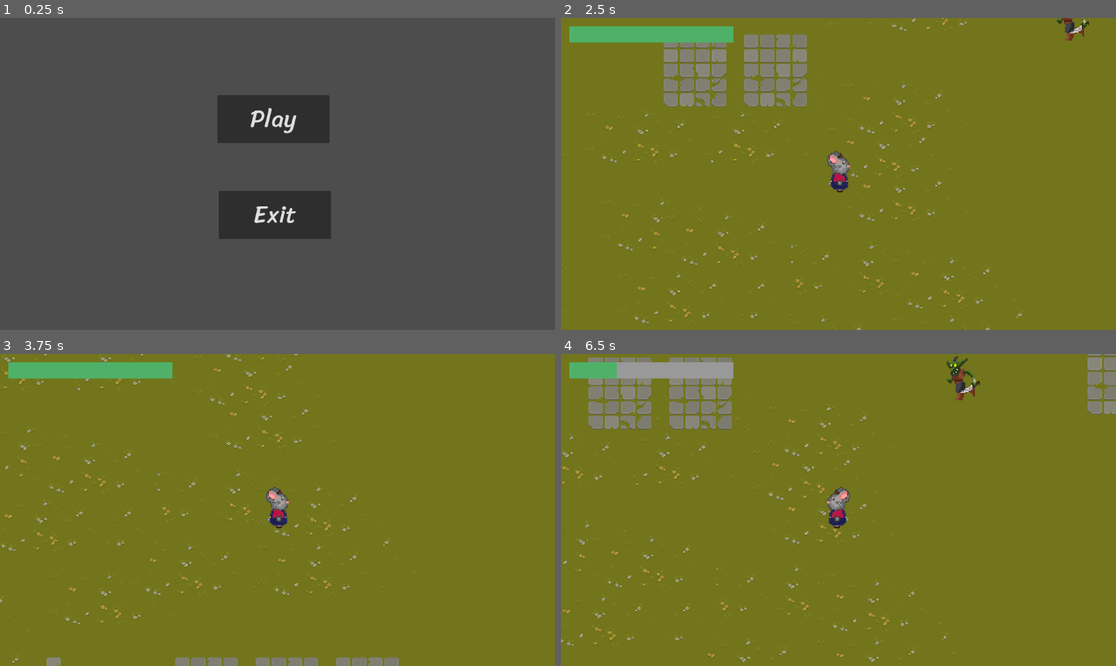
Above: before the commit, frames 1-4 (two rows, left to right).
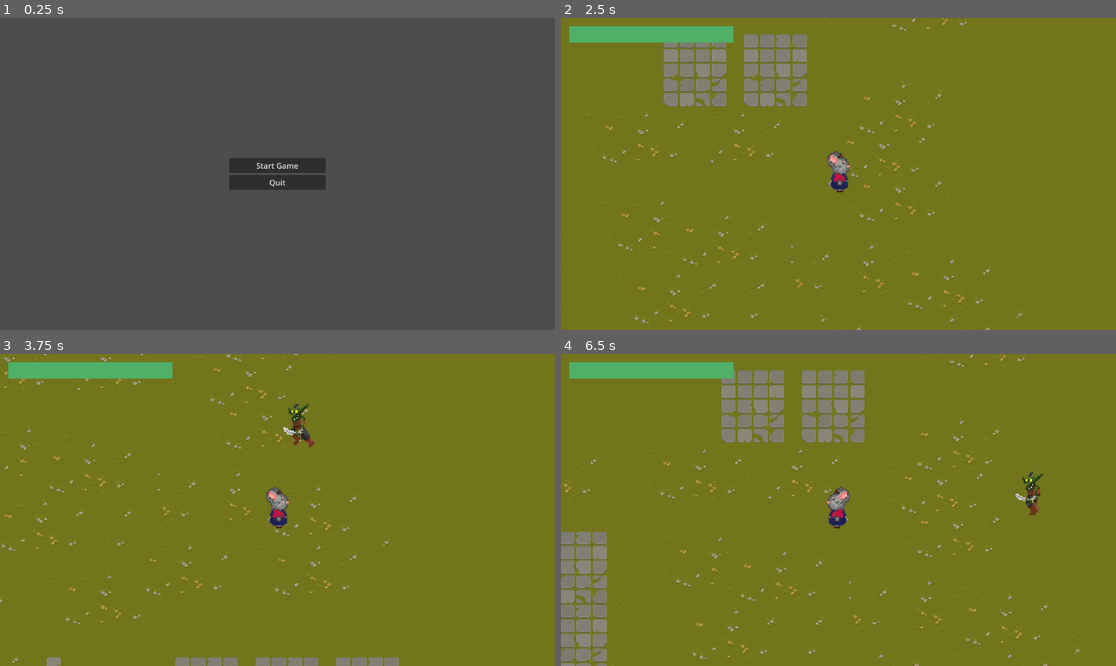
Above: after the commit, the same moments.

Repository: SigmaF001/War-Zoo
Game: Godot game, scene res://Scence/main_menu.tscn
Two runs of this game, one before a commit and one after it. Both use one fixed random seed, a clock stepped at 60 frames per second and the inputs below.
Inputs (mouse positions are in pixels of both pictures, inside the frame that each line leads up to):
- Up to frame 1 (0.25 s): no input
- Up to frame 2 (2.5 s): click (832, 117) at 0.5 s, where only the run before the commit has a clickable "Play"; click (838, 164) at 1.25 s, where only the run after the commit has a clickable "Start Game"; tap Enter at 2 s; move the mouse to (960, 158) at 2.02 s; hold D (right) from 2.03 s (still down); click (960, 158) at 2.1 s
- Up to frame 3 (3.75 s): move the mouse to (166, 525) at 2.77 s; release D (right) at 2.78 s; hold S (down) 2.78-3.53 s; click (166, 525) at 2.85 s; move the mouse to (333, 441) at 3.52 s; hold D (right) from 3.53 s (still down); click (333, 441) at 3.6 s
- Up to frame 4 (6.5 s): move the mouse to (810, 572) at 4.27 s; release D (right) at 4.28 s; hold W (up) 4.28-5.03 s; click (810, 572) at 4.35 s; move the mouse to (1005, 556) at 5.02 s; hold A (left) from 5.03 s (still down); click (1005, 556) at 5.1 s; move the mouse to (672, 463) at 5.77 s; click (672, 463) at 5.85 s

The runs differ from the first frame. In frame 1, 7.7% of the frame differs, in the area x 39-60%, y 24-71%; in frame 2, 0.2%; in frame 3, 0.3%; in frame 4, 14%, in the area x 0-100%, y 0-100%.

Commit message:
Main Menu UI

Diff:
--- a/Scence/MainMenu.gd
+++ b/Scence/MainMenu.gd
@@ -1,9 +1,10 @@
-extends Node2D
+extends Control
 
-func _on_new_game_pressed():
+
+
+func _on_start_game_pressed():
 	get_tree().change_scene_to_file("res://world.tscn")
 
 
-
-func _on_exit_pressed():
+func _on_quit_pressed():
 	get_tree().quit()
--- a/Scence/main_menu.tscn
+++ b/Scence/main_menu.tscn
@@ -1,29 +1,39 @@
-[gd_scene load_steps=3 format=3 uid="uid://4n6bk1rv6ovr"]
+[gd_scene load_steps=2 format=3 uid="uid://4n6bk1rv6ovr"]
 
 [ext_resource type="Script" path="res://Scence/MainMenu.gd" id="1_sx61p"]
-[ext_resource type="FontFile" uid="uid://dvjx32xf3ddgi" path="res://Fonts/Sriracha-Regular.ttf" id="2_teq6k"]
 
-[node name="MainMenu" type="Node2D"]
+[node name="MainMenu" type="Control"]
+layout_mode = 3
+anchors_preset = 8
+anchor_left = 0.5
+anchor_top = 0.5
+anchor_right = 0.5
+anchor_bottom = 0.5
+grow_horizontal = 2
+grow_vertical = 2
 script = ExtResource("1_sx61p")
 
-[node name="Play" type="Button" parent="."]
-offset_left = 451.0
-offset_top = 160.0
-offset_right = 684.0
-offset_bottom = 260.0
-theme_override_fonts/font = ExtResource("2_teq6k")
-theme_override_font_sizes/font_size = 50
-text = "Play"
+[node name="VBoxContainer" type="VBoxContainer" parent="."]
+layout_mode = 1
+anchors_preset = 8
+anchor_left = 0.5
+anchor_top = 0.5
+anchor_right = 0.5
+anchor_bottom = 0.5
+offset_left = -100.0
+offset_top = -33.0
+offset_right = 100.0
+offset_bottom = 33.0
+grow_horizontal = 2
+grow_vertical = 2
 
-[node name="Exit" type="Button" parent="."]
-offset_left = 454.0
-offset_top = 359.0
-offset_right = 687.0
-offset_bottom = 459.0
-theme_override_fonts/font = ExtResource("2_teq6k")
-theme_override_font_sizes/font_size = 50
-text = "Exit"
+[node name="Start Game" type="Button" parent="VBoxContainer"]
+layout_mode = 2
+text = "Start Game"
 
-[connection signal="pressed" from="Play" to="." method="_on_new_game_pressed"]
-[connection signal="pressed" from="Play" to="Play" method="_on_pressed"]
-[connection signal="pressed" from="Exit" to="." method="_on_exit_pressed"]
+[node name="Quit" type="Button" parent="VBoxContainer"]
+layout_mode = 2
+text = "Quit"
+
+[connection signal="pressed" from="VBoxContainer/Start Game" to="." method="_on_start_game_pressed"]
+[connection signal="pressed" from="VBoxContainer/Quit" to="." method="_on_quit_pressed"]
